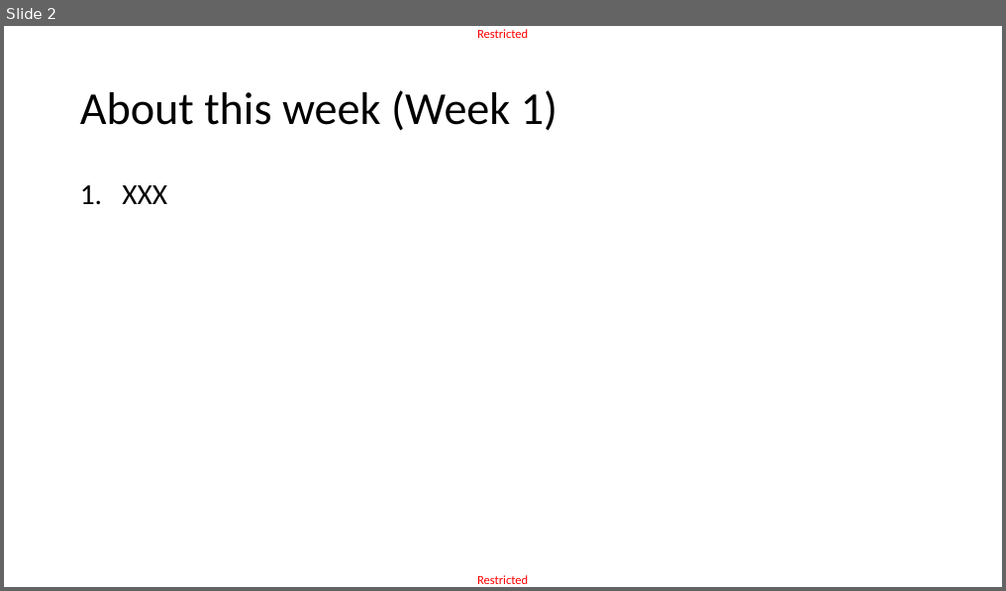
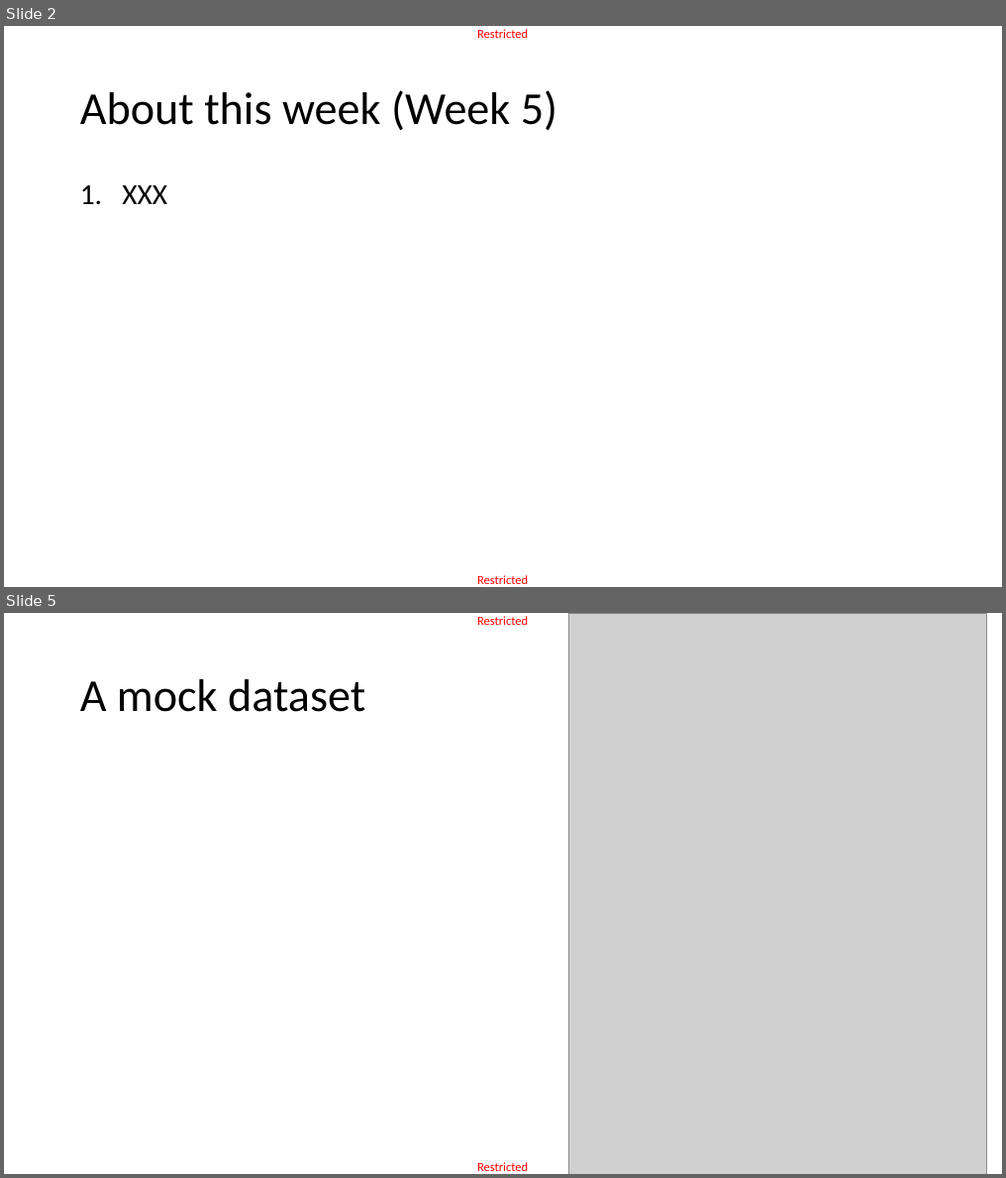
Before and after one commit to matthieudemari/SUTD_DL_50_039, a slide deck: W5/0. All/W5.pptx. Shown one above the other, each under a label of ours: slide 2 before the commit, slides 2 and 5 after it; the slides between them are not shown. The pictures are 1006x591 and 1006x1178 pixels, drawn with LibreOffice and Linux fonts; fonts in the diff are those of the drawing; grey boxes stand for pictures. Boxes give left, top, right and bottom in pixels: in the first picture for what was removed or moved away, otherwise in the second. Text is boxed around its words. In the diff, an @@ line names an element or a change of style, - is before the commit and + after.

```diff
--- a/W5/0. All/W5.pptx
+++ b/W5/0. All/W5.pptx
@@ slide 5 added at <box>4,613,1002,1174</box>, background #FFFFFF; not listed: 2 template elements that a slide beside it also shows @@
@@ picture added at <box>569,613,987,1174</box> @@
@@ title added at <box>80,679,365,712</box>, 44 pt, text #000000 @@
+A mock dataset
@@ slide 2 changed as well @@
@@ title at <box>80,90,557,131</box>: text changed @@
-About this week (Week 1)
+About this week (Week 5)
```
Also in this commit, not shown: 2 other slides changed, 32 other slides added, 6 other files.
